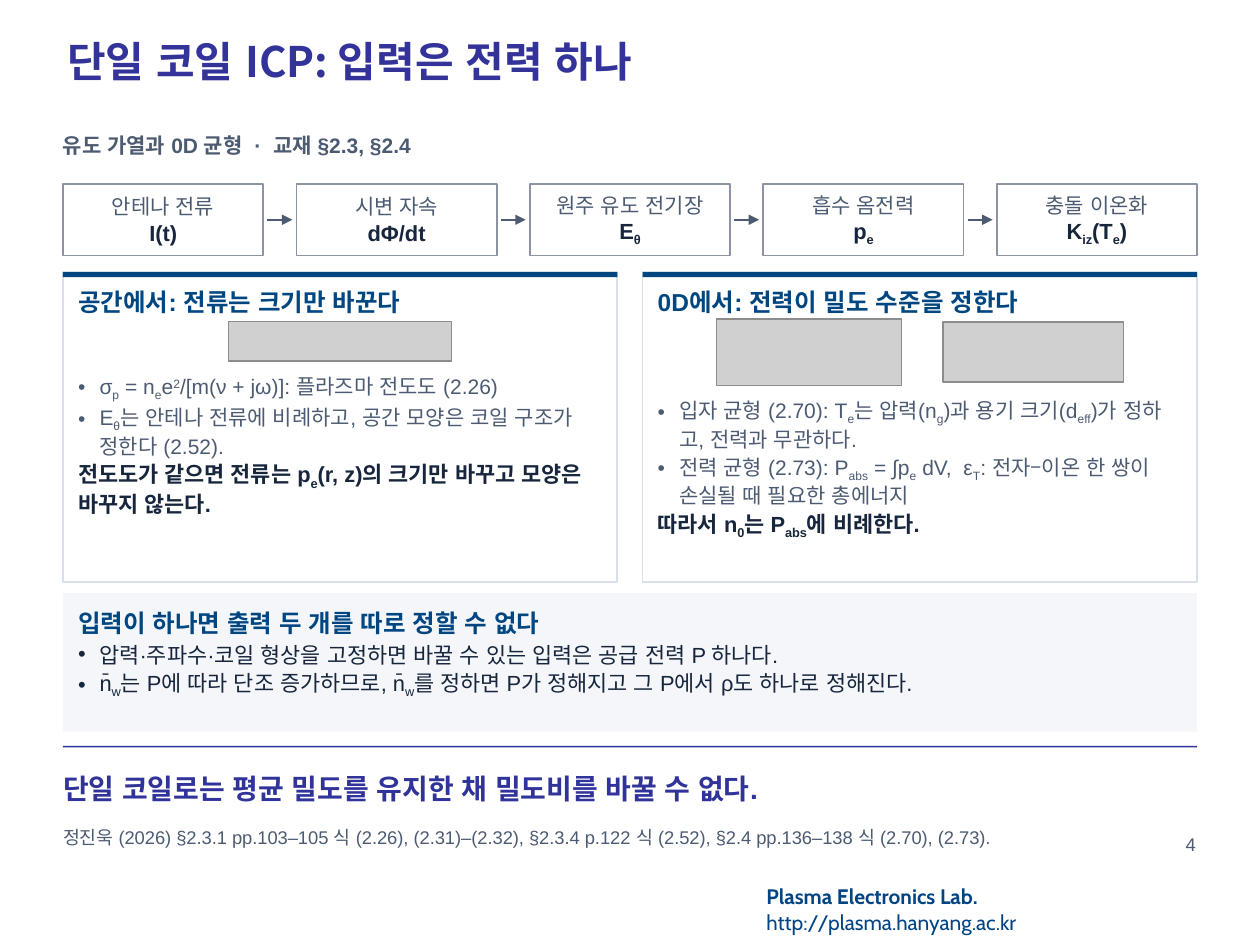
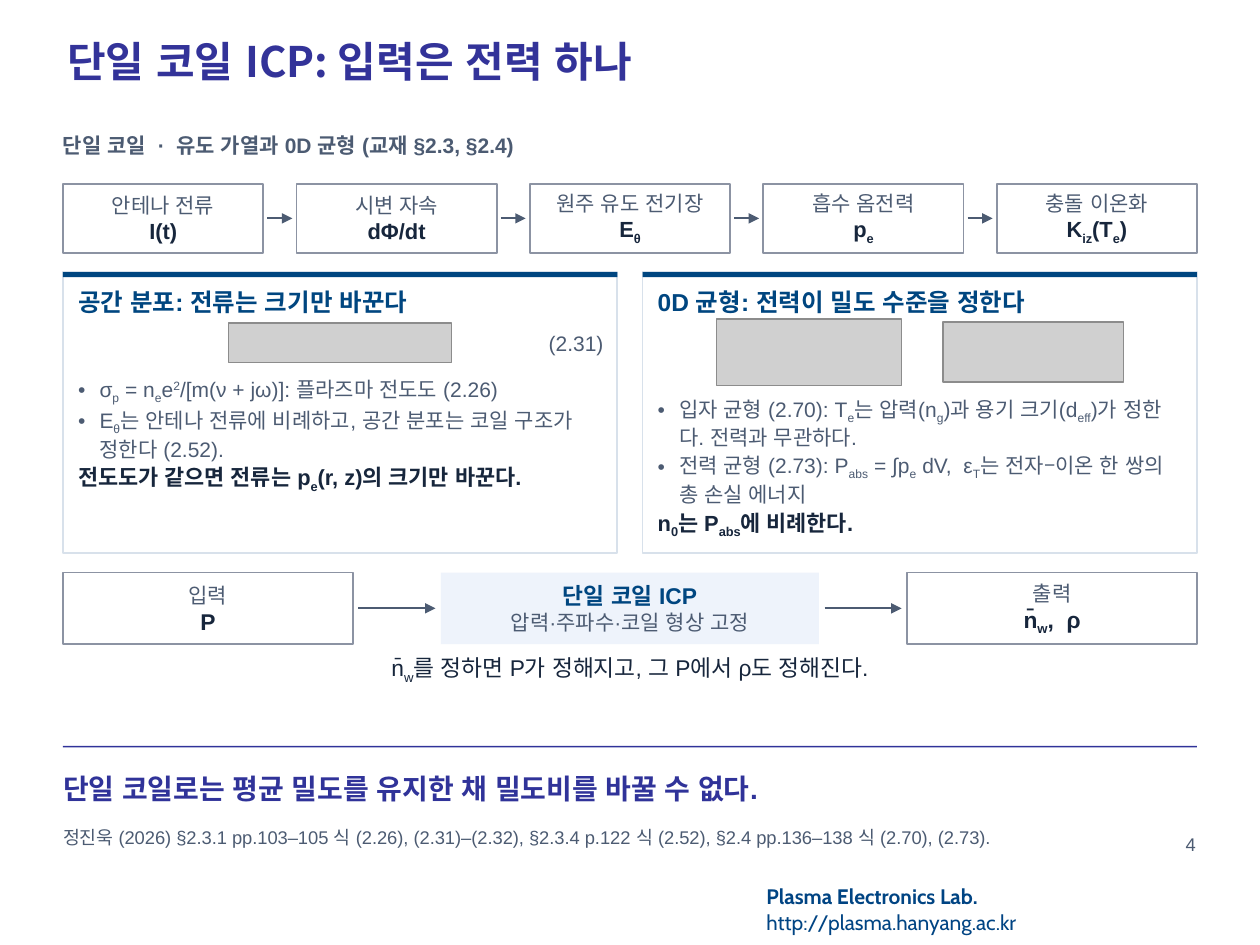
Before and after one commit to garlicjam-pyo/plasma, a slide deck: slide 4 of presentations/1차발표_README반영판.pptx. Drawn at 1260x945 pixels with LibreOffice and Linux fonts; fonts in the diff are those of the drawing; grey boxes stand for pictures; background and template pictures are left out. Boxes give left, top, right and bottom in pixels: in the first picture for what was removed or moved away, otherwise in the second. Text is boxed around its words. In the diff, an @@ line names an element or a change of style, - is before the commit and + after.

```diff
--- a/presentations/1차발표_README반영판.pptx
+++ b/presentations/1차발표_README반영판.pptx
@@ text at [63,135,514,157]: text changed @@
-유도 가열과 0D 균형 · 교재 §2.3, §2.4
+단일 코일 · 유도 가열과 0D 균형 (교재 §2.3, §2.4)
@@ rectangle "공간 분포: 전류는 크기만 바꾼다": place and size @@
-rectangle "공간 분포: 전류는 크기만 바꾼다" at [63,272,617,582]
+rectangle "공간 분포: 전류는 크기만 바꾼다" at [63,272,617,553]
@@ text in rectangle at [78,290,408,314]: text changed @@
-공간에서: 전류는 크기만 바꾼다
+공간 분포: 전류는 크기만 바꾼다
@@ rectangle "0D 균형: 전력이 밀도 수준을 ...": place and size @@
-rectangle "0D 균형: 전력이 밀도 수준을 ..." at [643,272,1197,582]
+rectangle "0D 균형: 전력이 밀도 수준을 ..." at [643,272,1197,553]
@@ text in rectangle at [658,290,1025,314]: text changed @@
-0D에서: 전력이 밀도 수준을 정한다
+0D 균형: 전력이 밀도 수준을 정한다
@@ text added at [549,336,604,355], 12 pt, text #4C5B72 @@
+(2.31)
@@ text at [78,410,573,490]: text changed @@
-• Eθ는 안테나 전류에 비례하고, 공간 모양은 코일 구조가 정한다 (2.52).
-전도도가 같으면 전류는 pe(r, z)의 크기만 바꾸고 모양은 바꾸지 않는다.
+• Eθ는 안테나 전류에 비례하고, 공간 분포는 코일 구조가 정한다 (2.52).
+전도도가 같으면 전류는 pe(r, z)의 크기만 바꾼다.
@@ text at [679,399,1164,533]: text changed @@
-• 입자 균형 (2.70): Te는 압력(ng)과 용기 크기(deff)가 정하고, 전력과 무관하다.
-• 전력 균형 (2.73): Pabs = ∫pe dV, εT: 전자–이온 한 쌍이 손실될 때 필요한 총에너지
-따라서 n0는 Pabs에 비례한다.
+• 입자 균형 (2.70): Te는 압력(ng)과 용기 크기(deff)가 정한다. 전력과 무관하다.
+• 전력 균형 (2.73): Pabs = ∫pe dV, εT는 전자–이온 한 쌍의 총 손실 에너지
+n0는 Pabs에 비례한다.
@@ rectangle removed at [63,593,1197,732] @@
-입력이 하나면 출력 두 개를 따로 정할 수 없다
-• 압력·주파수·코일 형상을 고정하면 바꿀 수 있는 입력은 공급 전력 P 하나다.
-• n̄w는 P에 따라 단조 증가하므로, n̄w를 정하면 P가 정해지고 그 P에서 ρ도 하나로 정해진다.
@@ rectangle added at [63,572,353,644], outline #8C93A3 1 pt, 12 pt, text #4C5B72 @@
+입력
+P
@@ rectangle added at [441,572,819,644], fill #EEF3FB, 12 pt, text #4C5B72 @@
+단일 코일 ICP
+압력·주파수·코일 형상 고정
@@ rectangle added at [907,572,1197,644], outline #8C93A3 1 pt, 13 pt, text #17263C, bold @@
+출력
+n̄w, ρ
@@ arrow added from (358, 609) to (436, 609), #4C5B72 1.25 pt @@
@@ arrow added from (824, 609) to (902, 609), #4C5B72 1.25 pt @@
@@ text added at [391,657,869,681], 13 pt, text #17263C @@
+n̄w를 정하면 P가 정해지고, 그 P에서 ρ도 정해진다.
```
Also in this commit, not shown: 4 other slides changed, 3 other files.
